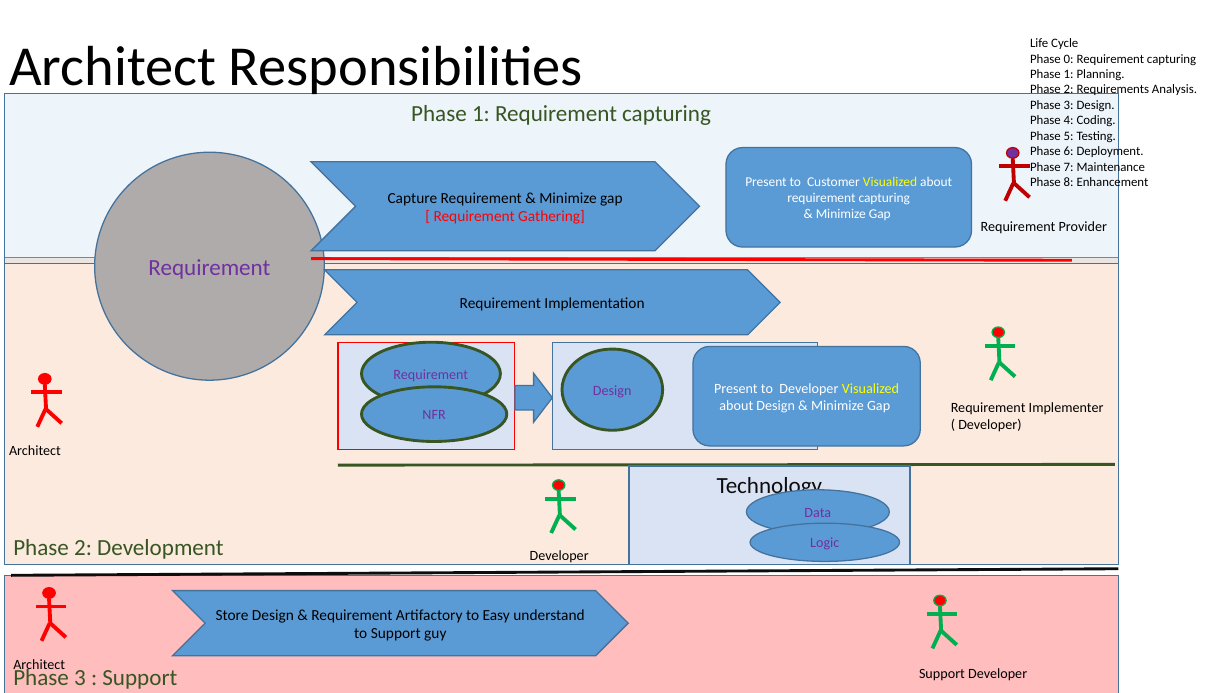
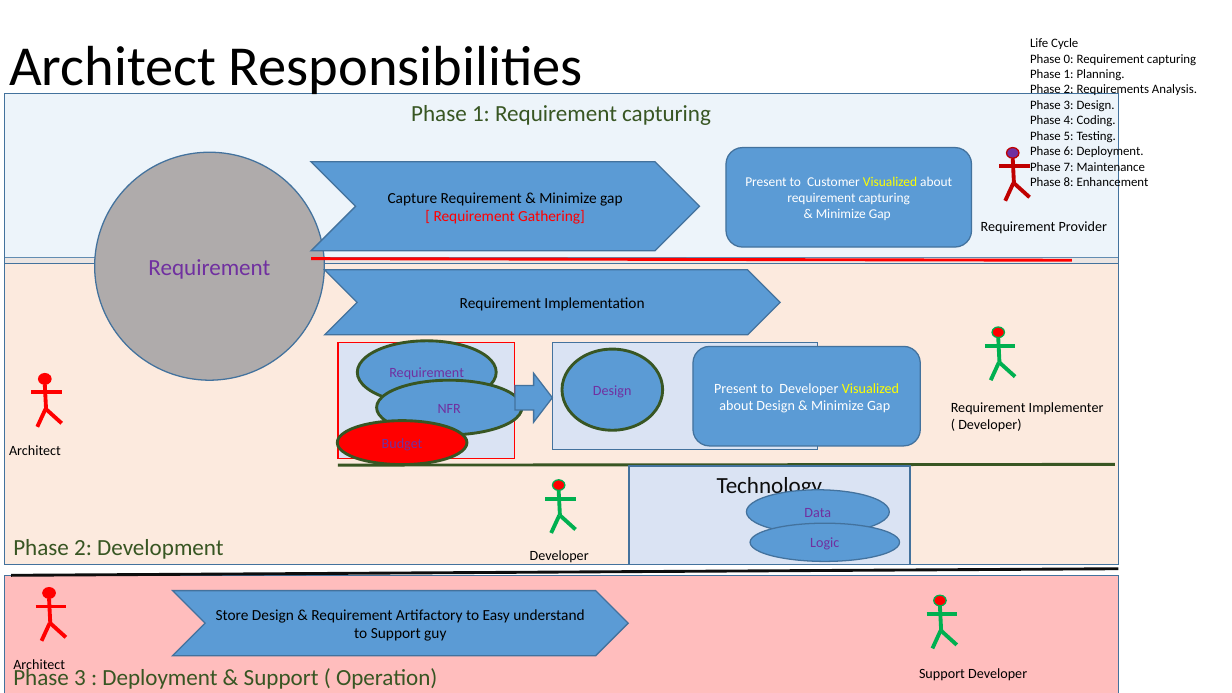
Before and after one commit to singhsiddh/sai, a slide deck: slide 3 of interview/Architecture.pptx. Drawn at 1232x693 pixels with LibreOffice and Linux fonts; fonts in the diff are those of the drawing. Boxes give left, top, right and bottom in pixels: in the first picture for what was removed or moved away, otherwise in the second. Text is boxed around its words. In the diff, an @@ line names an element or a change of style, - is before the commit and + after.

Commit message:
Few more slide added in architecture

```diff
--- a/interview/Architecture.pptx
+++ b/interview/Architecture.pptx
@@ rectangle: place and size @@
-rectangle at [338,342,515,449]
+rectangle at [338,342,515,458]
@@ ellipse "Requirement": place and size @@
-ellipse "Requirement" at [361,342,500,405]
+ellipse "Requirement" at [358,341,496,404]
@@ ellipse "NFR": place and size @@
-ellipse "NFR" at [361,387,506,442]
+ellipse "NFR" at [377,380,522,434]
@@ ellipse added at [337,421,467,465], fill #FF0000, outline #385723 2.25 pt, 11 pt, text #7030A0 @@
+Budget
@@ text in rectangle at [13,666,437,689]: text changed @@
-Phase 3 : Support
+Phase 3 : Deployment & Support ( Operation)
```
Also in this commit, not shown: 1 other slide changed, 2 slides added, 1 slide removed.
